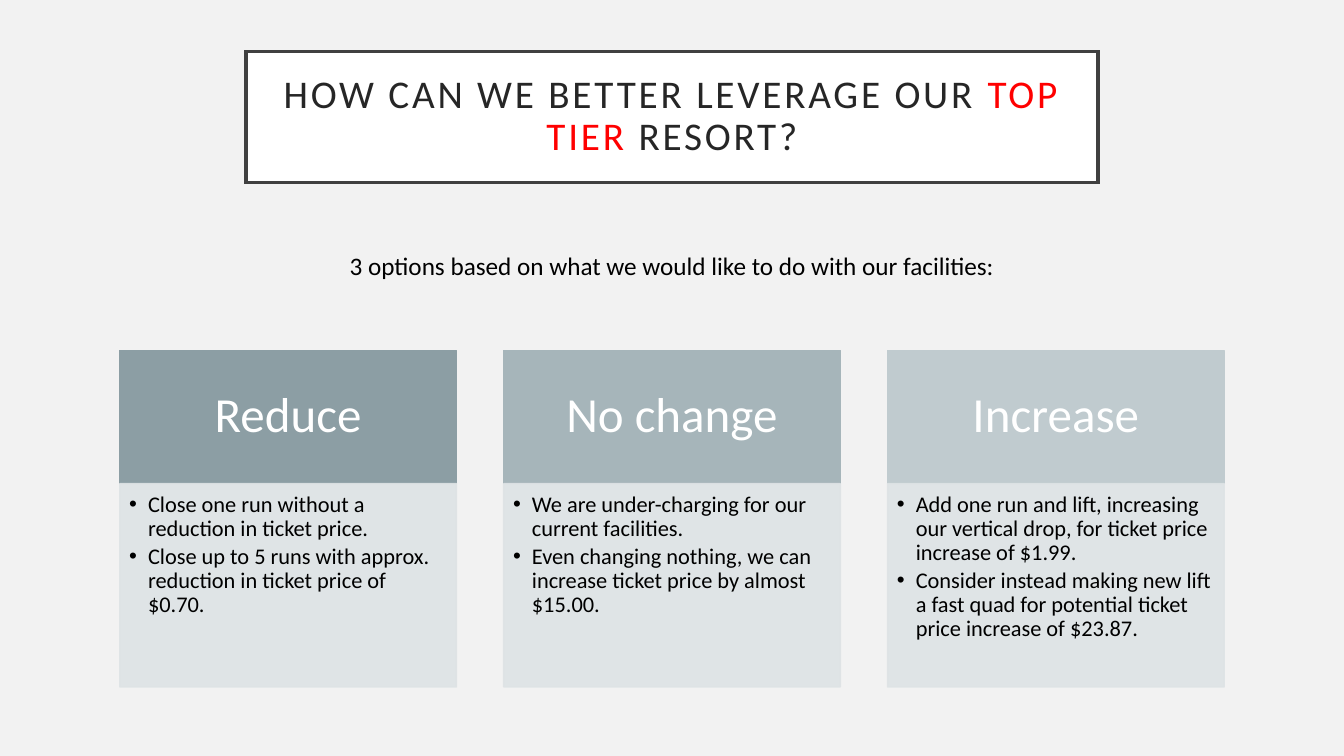
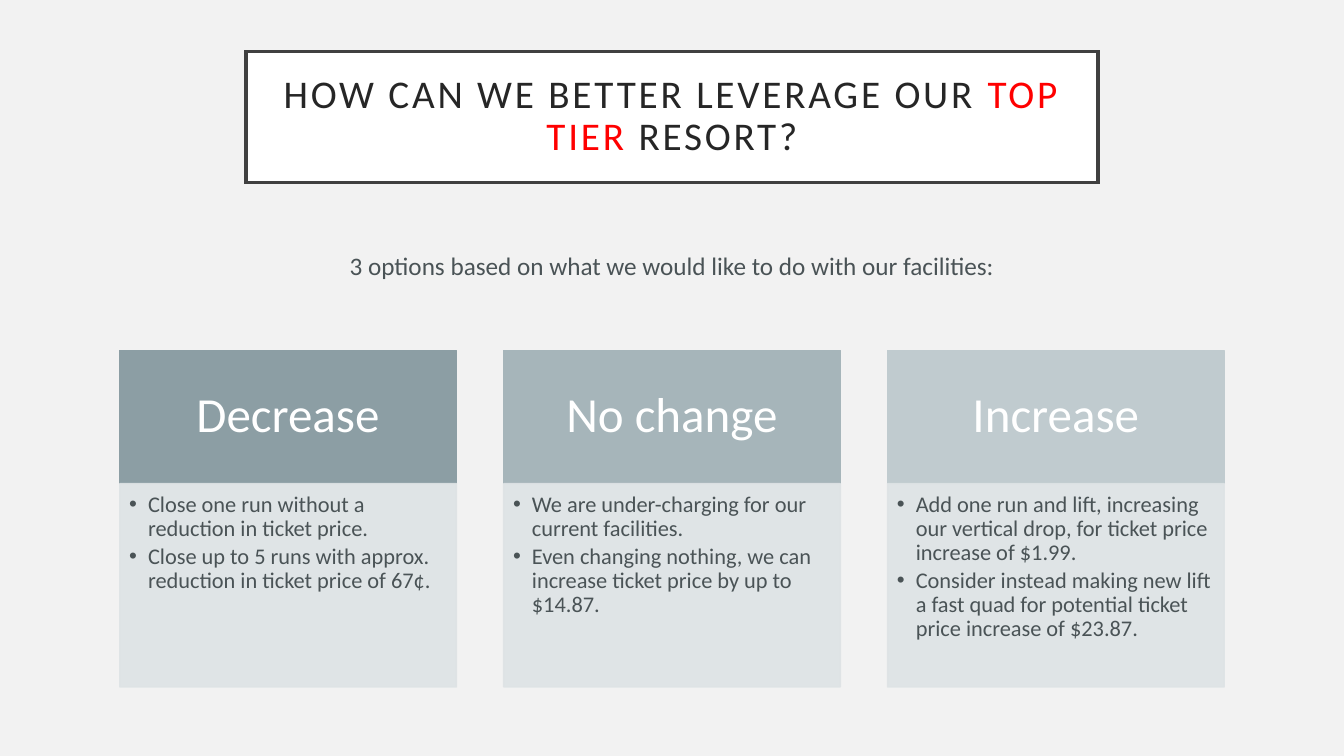
Before and after one commit to smanavi/DataScienceGuidedCapstone, a slide deck: slide 4 of Guided Capstone Slide Deck.pptx. Drawn at 1344x756 pixels with LibreOffice and Linux fonts; fonts in the diff are those of the drawing. Boxes give left, top, right and bottom in pixels: in the first picture for what was removed or moved away, otherwise in the second. Text is boxed around its words. In the diff, an @@ line names an element or a change of style, - is before the commit and + after.

```diff
--- a/Guided Capstone Slide Deck.pptx
+++ b/Guided Capstone Slide Deck.pptx
@@ text "3 options based on what ..." at (350, 257, 993, 279): text colour #000000 to #4A5356 @@
@@ text at (196, 400, 379, 432): text changed @@
-Reduce
+Decrease
@@ text at (148, 496, 368, 540): text colour #000000 to #4A5356 in "Close one run without a reduction in ..." @@
@@ text at (532, 496, 806, 536): text colour #000000 to #4A5356 in "We are under-charging for our current facilities." @@
@@ text "Add one run and lift, ..." at (916, 496, 1211, 640): text colour #000000 to #4A5356 @@
@@ text at (148, 548, 430, 592): text changed; text colour #000000 to #4A5356 @@
-  • Close up to 5 runs with approx. reduction in ticket price of $0.70.
+  • Close up to 5 runs with approx. reduction in ticket price of 67¢.
@@ text at (532, 548, 811, 615): text changed; text colour #000000 to #4A5356 @@
-  • Even changing nothing, we can increase ticket price by almost $15.00.
+  • Even changing nothing, we can increase ticket price by up to $14.87.
```
Also in this commit, not shown: 3 other slides changed, 2 slides added, 2 slides removed, 1 other file.
